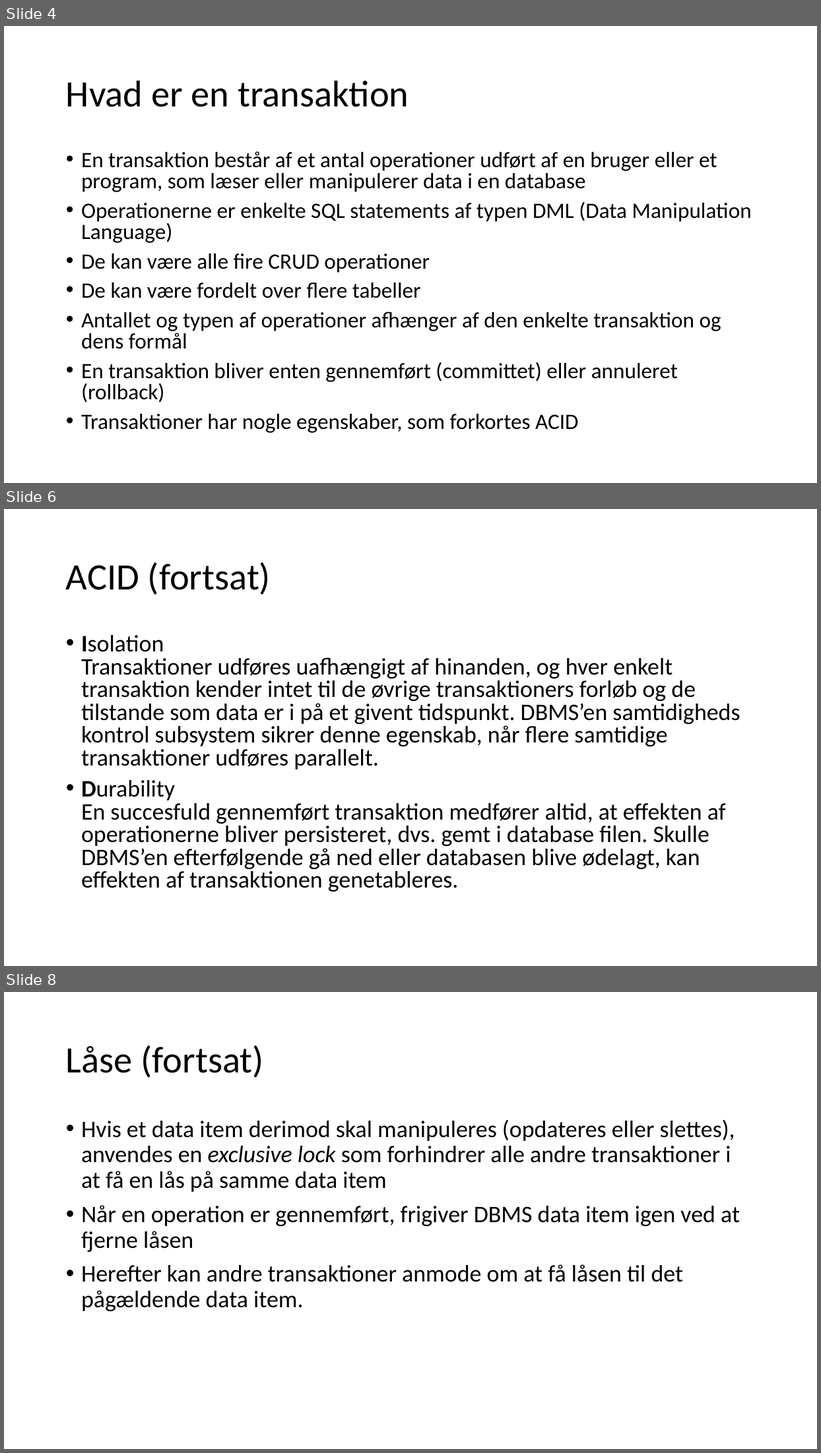
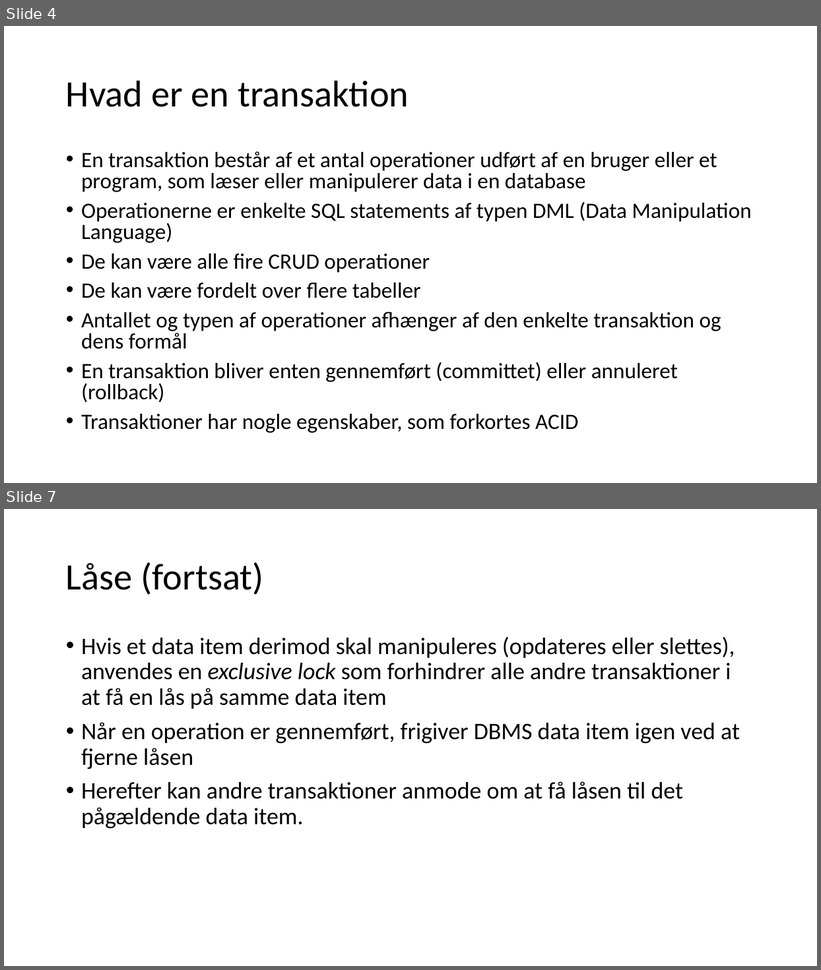
Before and after one commit to JensErikPedersen/misc, a slide deck: eventmanagement/Præsentation.pptx. Shown one above the other, each under a label of ours: slides 4, 6 and 8 before the commit, slides 4 and 7 after it; the slides between them are not shown. The pictures are 821x1453 and 821x970 pixels, drawn with LibreOffice and Linux fonts; fonts in the diff are those of the drawing. Boxes give left, top, right and bottom in pixels: in the first picture for what was removed or moved away, otherwise in the second. Text is boxed around its words. In the diff, an @@ line names an element or a change of style, - is before the commit and + after.

```diff
--- a/eventmanagement/Præsentation.pptx
+++ b/eventmanagement/Præsentation.pptx
@@ slide 6 removed at <box>4,509,817,966</box>, background #FFFFFF @@
@@ title removed at <box>66,562,271,595</box> @@
-ACID (fortsat)
@@ text removed at <box>81,635,740,892</box> @@
-• Isolation
-  Transaktioner udføres uafhængigt af hinanden, og hver enkelt transaktion kender intet til de øvrige transaktioners forløb og de tilstande som data er i på et givent tidspunkt. DBMS’en samtidigheds kontrol subsystem sikrer denne egenskab, når flere samtidige transaktioner udføres parallelt.
-• Durability
-  En succesfuld gennemført transaktion medfører altid, at effekten af operationerne bliver persisteret, dvs. gemt i database filen. Skulle DBMS’en efterfølgende gå ned eller databasen blive ødelagt, kan effekten af transaktionen genetableres.
@@ what was slide 8 is now slide 7 @@
```
Also in this commit, not shown: 3 slides changed, 11 other files.
